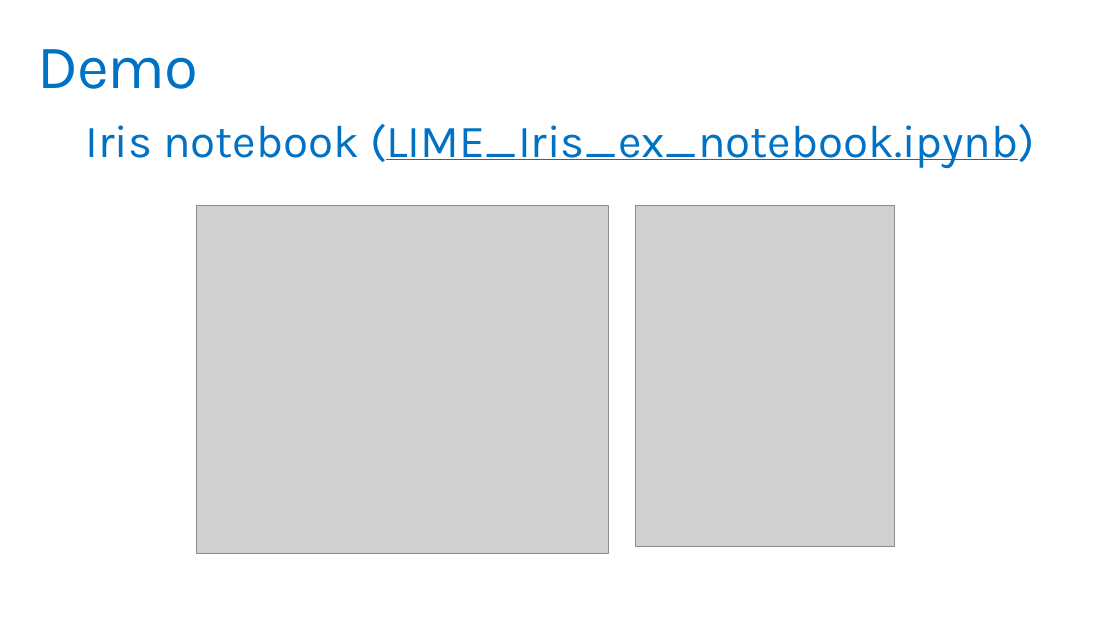
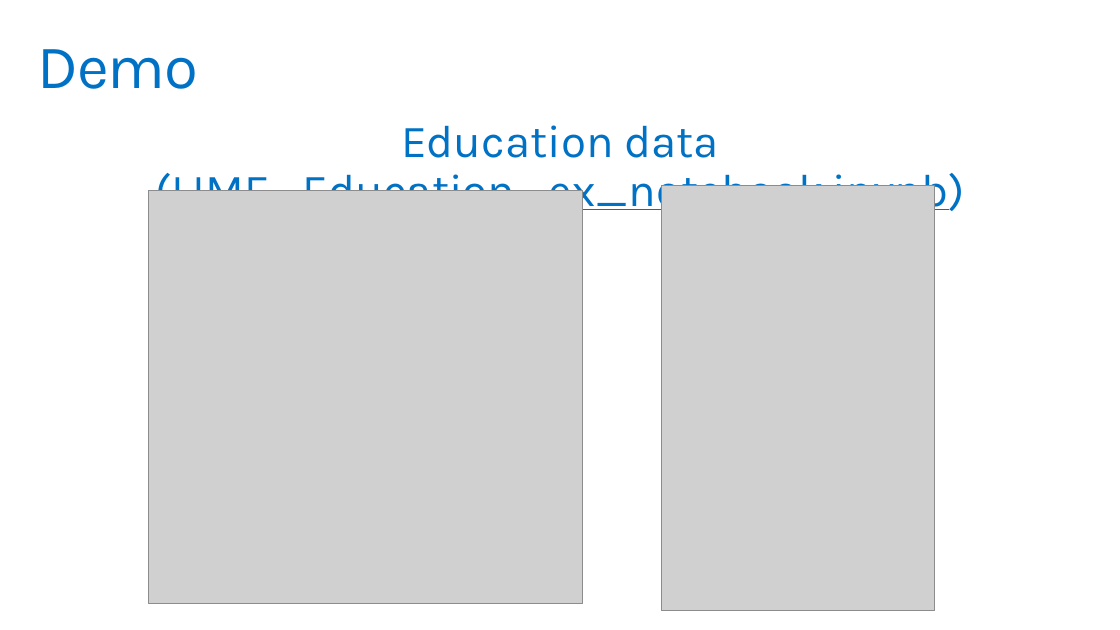
Before and after one commit to PKing70/LIMEaid, a slide deck: slide 8 of docs/LIMEaid_Final.pptx. Drawn at 1120x630 pixels with LibreOffice and Linux fonts; fonts in the diff are those of the drawing; grey boxes stand for pictures; background and template pictures are left out. Boxes give left, top, right and bottom in pixels: in the first picture for what was removed or moved away, otherwise in the second. Text is boxed around its words. In the diff, an @@ line names an element or a change of style, - is before the commit and + after.

Commit message:
Revisions to presentation
Typos, links to Education example, no decision tree, flow chart font size, latest repo and notebook screenshots

```diff
--- a/docs/LIMEaid_Final.pptx
+++ b/docs/LIMEaid_Final.pptx
@@ text at [155,125,965,217]: text changed @@
-Iris notebook (LIME_Iris_ex_notebook.ipynb)
+Education data (LIME_Education_ex_notebook.ipynb)
@@ picture: place and size @@
-picture at [196,205,608,553]
+picture at [148,190,583,603]
@@ picture: place and size @@
-picture at [636,205,895,546]
+picture at [662,186,935,611]
```
Also in this commit, not shown: 6 other slides changed, 1 other file.
